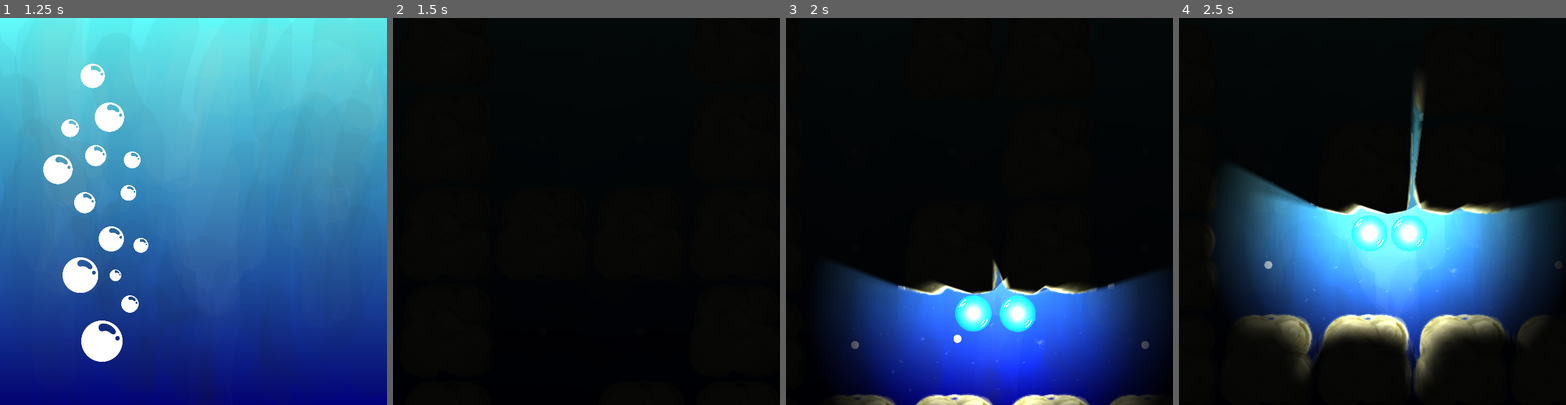
Above: before the commit, frames 1-4 (left to right).
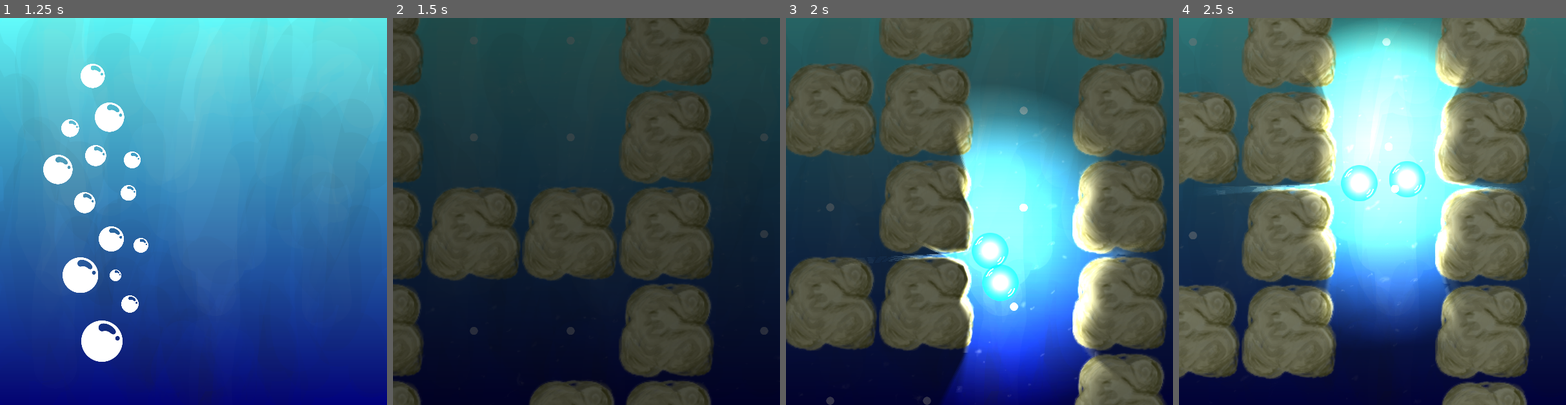
Above: after the commit, the same moments.

Repository: jacob-grahn/bubble-racing
Game: Godot game, scene res://title/TitleScreen.tscn
The game is run twice, just before and just after one commit, with the same random seed, the same clock (stepped at 60 frames per second) and the same inputs.
Inputs (mouse positions are in pixels of both pictures, inside the frame that each line leads up to; where the layout moved, square brackets give the same spot in the first picture):
- Up to frame 1 (1.25 s): click (197, 362) at 0.5 s
- Up to frame 2 (1.5 s): click (501, 118) [462, 126] at 1.25 s
- Up to frame 3 (2 s): no input
- Up to frame 4 (2.5 s): move the mouse to (1457, 192) at 2.02 s

Frame 1 is identical in both runs. In frame 2, 100% of the frame differs, in the area x 0-100%, y 0-100%; in frame 3, 95%; in frame 4, 95%.

Commit message:
add another layer of floaters

Diff:
--- a/levels/Levels.gd
+++ b/levels/Levels.gd
@@ -19,79 +19,77 @@
 	})
 
 func _on_press_level_3():
-	{
+	goto_level({
 		'width': 3,
 		'height': 5
-	}
+	})
 
 func _on_press_level_4():
-	{
+	goto_level({
 		'width': 4,
 		'height': 4
-	}
+	})
 
 func _on_press_level_5():
-	{
+	goto_level({
 		'width': 5,
 		'height': 5
-	}
+	})
 
 func _on_press_level_6():
-	{
+	goto_level({
 		'width': 6,
 		'height': 6
-	}
+	})
 
 func _on_press_level_7():
-	{
+	goto_level({
 		'width': 7,
 		'height': 7
-	}
+	})
 
 func _on_press_level_8():
-	{
+	goto_level({
 		'width': 8,
 		'height': 8
-	}
+	})
 
 func _on_press_level_9():
-	{
+	goto_level({
 		'width': 9,
 		'height': 9
-	}
+	})
 
 func _on_press_level_10():
-	{
+	goto_level({
 		'width': 10,
 		'height': 10
-	}
+	})
 
 func _on_press_level_11():
-	{
+	goto_level({
 		'width': 11,
 		'height': 11
-	}
+	})
 
 func _on_press_level_12():
-	{
+	goto_level({
 		'width': 12,
 		'height': 12
-	}
+	})
 
 func _on_press_level_13():
-	{
+	goto_level({
 		'width': 13,
 		'height': 13
-	}
+	})
 
 func _on_press_level_14():
-	{
+	goto_level({
 		'width': 14,
 		'height': 14
-	}
+	})
 
 func goto_level(levelSettings):
-	print('goto_level')
-	print(levelSettings)
 	Settings.levelSettings = levelSettings
 	get_tree().change_scene("res://maze/Maze.tscn")
--- a/levels/Levels.tscn
+++ b/levels/Levels.tscn
@@ -35,6 +35,18 @@
 }
 
 [node name="B2" type="TextureButton" parent="Center/LevelList"]
+margin_left = -152.559
+margin_top = -168.642
+margin_right = 26.4413
+margin_bottom = 10.358
+rect_scale = Vector2( 0.254499, 0.254499 )
+mouse_default_cursor_shape = 2
+texture_normal = ExtResource( 1 )
+__meta__ = {
+"_edit_use_anchors_": false
+}
+
+[node name="B3" type="TextureButton" parent="Center/LevelList"]
 margin_left = -205.438
 margin_top = -143.06
 margin_right = -26.4375
@@ -46,7 +58,19 @@
 "_edit_use_anchors_": false
 }
 
-[node name="B3" type="TextureButton" parent="Center/LevelList"]
+[node name="B4" type="TextureButton" parent="Center/LevelList"]
+margin_left = -167.559
+margin_top = -102.642
+margin_right = 11.4413
+margin_bottom = 76.358
+rect_scale = Vector2( 0.18267, 0.18267 )
+mouse_default_cursor_shape = 2
+texture_normal = ExtResource( 1 )
+__meta__ = {
+"_edit_use_anchors_": false
+}
+
+[node name="B5" type="TextureButton" parent="Center/LevelList"]
 margin_left = -108.438
 margin_top = -93.0601
 margin_right = 70.5623
@@ -58,19 +82,7 @@
 "_edit_use_anchors_": false
 }
 
-[node name="B4" type="TextureButton" parent="Center/LevelList"]
-margin_left = -152.559
-margin_top = -168.642
-margin_right = 26.4413
-margin_bottom = 10.358
-rect_scale = Vector2( 0.254499, 0.254499 )
-mouse_default_cursor_shape = 2
-texture_normal = ExtResource( 1 )
-__meta__ = {
-"_edit_use_anchors_": false
-}
-
-[node name="B5" type="TextureButton" parent="Center/LevelList"]
+[node name="B6" type="TextureButton" parent="Center/LevelList"]
 margin_left = -232.559
 margin_top = -87.642
 margin_right = -53.5587
@@ -82,24 +94,12 @@
 "_edit_use_anchors_": false
 }
 
-[node name="B6" type="TextureButton" parent="Center/LevelList"]
-margin_left = -167.559
-margin_top = -102.642
-margin_right = 11.4413
-margin_bottom = 76.3579
-rect_scale = Vector2( 0.18267, 0.18267 )
-mouse_default_cursor_shape = 2
-texture_normal = ExtResource( 1 )
-__meta__ = {
-"_edit_use_anchors_": false
-}
-
 [node name="B7" type="TextureButton" parent="Center/LevelList"]
-margin_left = -92.5586
-margin_top = 41.3579
-margin_right = 86.4414
-margin_bottom = 220.358
-rect_scale = Vector2( 0.128027, 0.128027 )
+margin_left = -112.559
+margin_top = -40.6421
+margin_right = 66.4414
+margin_bottom = 138.358
+rect_scale = Vector2( 0.136043, 0.136043 )
 mouse_default_cursor_shape = 2
 texture_normal = ExtResource( 1 )
 __meta__ = {
@@ -119,6 +119,30 @@
 }
 
 [node name="B9" type="TextureButton" parent="Center/LevelList"]
+margin_left = -146.559
+margin_top = 23.358
+margin_right = 32.4413
+margin_bottom = 202.358
+rect_scale = Vector2( 0.218327, 0.218327 )
+mouse_default_cursor_shape = 2
+texture_normal = ExtResource( 1 )
+__meta__ = {
+"_edit_use_anchors_": false
+}
+
+[node name="B10" type="TextureButton" parent="Center/LevelList"]
+margin_left = -92.5586
+margin_top = 41.3579
+margin_right = 86.4414
+margin_bottom = 220.358
+rect_scale = Vector2( 0.128027, 0.128027 )
+mouse_default_cursor_shape = 2
+texture_normal = ExtResource( 1 )
+__meta__ = {
+"_edit_use_anchors_": false
+}
+
+[node name="B11" type="TextureButton" parent="Center/LevelList"]
 margin_left = -202.559
 margin_top = 71.358
 margin_right = -23.5587
@@ -130,19 +154,19 @@
 "_edit_use_anchors_": false
 }
 
-[node name="B10" type="TextureButton" parent="Center/LevelList"]
-margin_left = -112.559
-margin_top = -40.6421
-margin_right = 66.4414
-margin_bottom = 138.358
-rect_scale = Vector2( 0.136043, 0.136043 )
+[node name="B12" type="TextureButton" parent="Center/LevelList"]
+margin_left = -129.559
+margin_top = 90.3579
+margin_right = 49.4414
+margin_bottom = 269.358
+rect_scale = Vector2( 0.101289, 0.101289 )
 mouse_default_cursor_shape = 2
 texture_normal = ExtResource( 1 )
 __meta__ = {
 "_edit_use_anchors_": false
 }
 
-[node name="B11" type="TextureButton" parent="Center/LevelList"]
+[node name="B13" type="TextureButton" parent="Center/LevelList"]
 margin_left = -111.559
 margin_top = 130.358
 margin_right = 67.4413
@@ -154,19 +178,7 @@
 "_edit_use_anchors_": false
 }
 
-[node name="B12" type="TextureButton" parent="Center/LevelList"]
-margin_left = -146.559
-margin_top = 23.358
-margin_right = 32.4413
-margin_bottom = 202.358
-rect_scale = Vector2( 0.218327, 0.218327 )
-mouse_default_cursor_shape = 2
-texture_normal = ExtResource( 1 )
-__meta__ = {
-"_edit_use_anchors_": false
-}
-
-[node name="B13" type="TextureButton" parent="Center/LevelList"]
+[node name="B14" type="TextureButton" parent="Center/LevelList"]
 margin_left = -173.559
 margin_top = 169.358
 margin_right = 5.44128
@@ -177,14 +189,3 @@
 __meta__ = {
 "_edit_use_anchors_": false
 }
-
-[node name="B14" type="TextureButton" parent="Center/LevelList"]
-margin_left = -129.559
-margin_top = 90.3579
-margin_right = 49.4414
-margin_bottom = 269.358
-rect_scale = Vector2( 0.101289, 0.101289 )
-texture_normal = ExtResource( 1 )
-__meta__ = {
-"_edit_use_anchors_": false
-}
--- a/maze/Maze.gd
+++ b/maze/Maze.gd
@@ -34,7 +34,7 @@
 				draw_dot(x, y)
 
 	# add player bubble
-	var startX = floor(mazeWidth / 2) * boxWidth * 3
+	var startX = mazeWidth / 2 * boxWidth * 3 + boxWidth * 2
 	var startY = (mazeHeight * boxWidth * 3) - (boxWidth * 2)
 	$Bubble.position = Vector2(startX, startY)
 	$WanderBubble.position = Vector2(startX, startY)
@@ -42,18 +42,18 @@
 	# add finish
 	var finish = Finish.instance()
 	finish.scale = Vector2(3, 3)
-	finish.position = Vector2(startX + boxWidth, 0)
+	finish.position = Vector2(startX - boxWidth, 0)
 	finish.connect("bubble_finished", self, "on_bubble_finished")
 	add_child(finish)
 
 
 func on_bubble_finished(bubble: RigidBody2D):
 	bubble.finish()
-	var _result = get_tree().reload_current_scene()
+	get_tree().change_scene("res://levels/Levels.tscn")
 
 
 func _process(_delta):
-	var bottom = (mazeHeight * nodeWidth) - (boxWidth * 2)
+	var bottom = (mazeHeight * nodeWidth) + (boxWidth * 2)
 	var y = $Bubble.position.y
 	var brightness = 1 - (y / bottom)
 	if brightness < 0:
@@ -68,6 +68,7 @@
 	box.position = Vector2(x * boxWidth, y * boxWidth)
 	add_child(box)
 
+
 func draw_dot(x, y):
 	var dot = Dot.instance()
 	dot.position = Vector2(x * boxWidth, y * boxWidth)
--- a/maze/Maze.tscn
+++ b/maze/Maze.tscn
@@ -36,7 +36,18 @@
 motion_scale = Vector2( 0, 0 )
 
 [node name="Floaters" type="Sprite" parent="Background/FloaterLayer"]
-modulate = Color( 0.975728, 0.976562, 0.94986, 0.392157 )
+modulate = Color( 0.976471, 0.976471, 0.94902, 0.588235 )
+texture = ExtResource( 10 )
+region_enabled = true
+region_rect = Rect2( 0, 0, 3000, 3000 )
+script = ExtResource( 11 )
+
+[node name="FloaterLayer2" type="ParallaxLayer" parent="Background"]
+scale = Vector2( 2, 2 )
+z_index = -1
+
+[node name="Floaters" type="Sprite" parent="Background/FloaterLayer2"]
+modulate = Color( 0.976471, 0.976471, 0.94902, 0.588235 )
 texture = ExtResource( 10 )
 region_enabled = true
 region_rect = Rect2( 0, 0, 3000, 3000 )
--- a/title/TitleScreen.gd
+++ b/title/TitleScreen.gd
@@ -7,6 +7,7 @@
 	$Center/PlayButton.connect('button_down', self, '_on_press_play')
 	$Center/SoundToggle.connect('toggled', self, '_on_sound_toggled')
 	$Center/FullscreenToggle.connect('toggled', self, '_on_fullscreen_toggled')
+
 
 func _on_press_play():
 	OS.window_fullscreen = Settings.fullscreen
